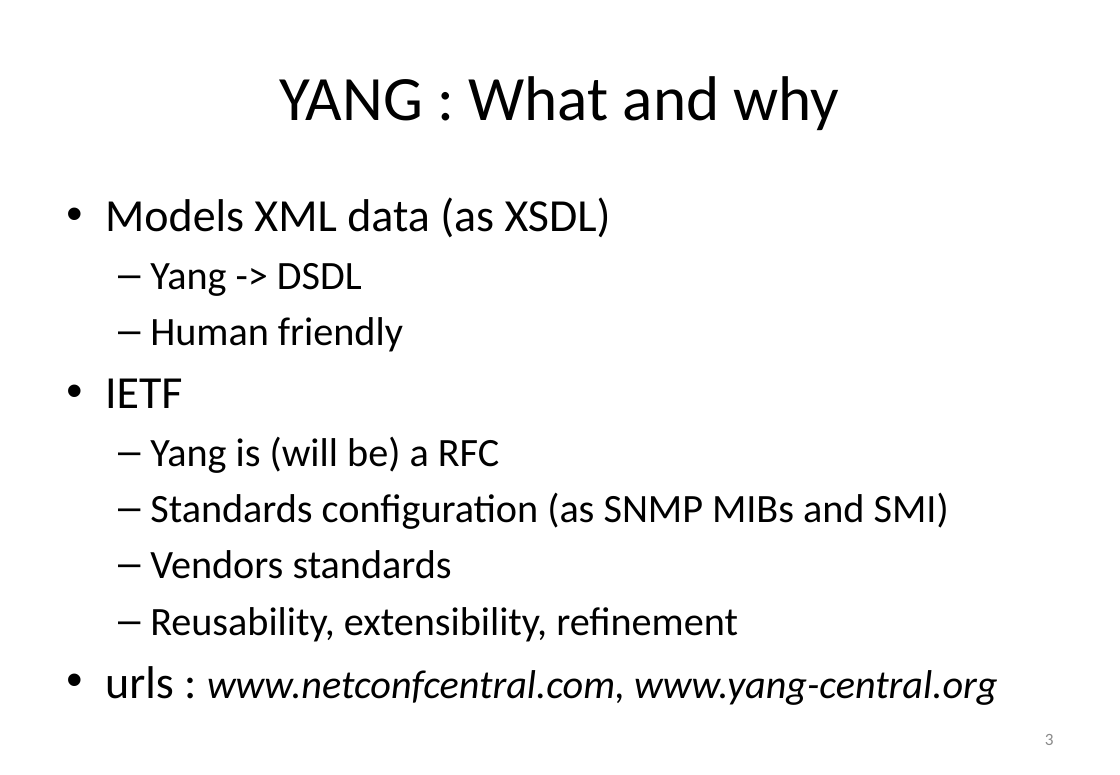
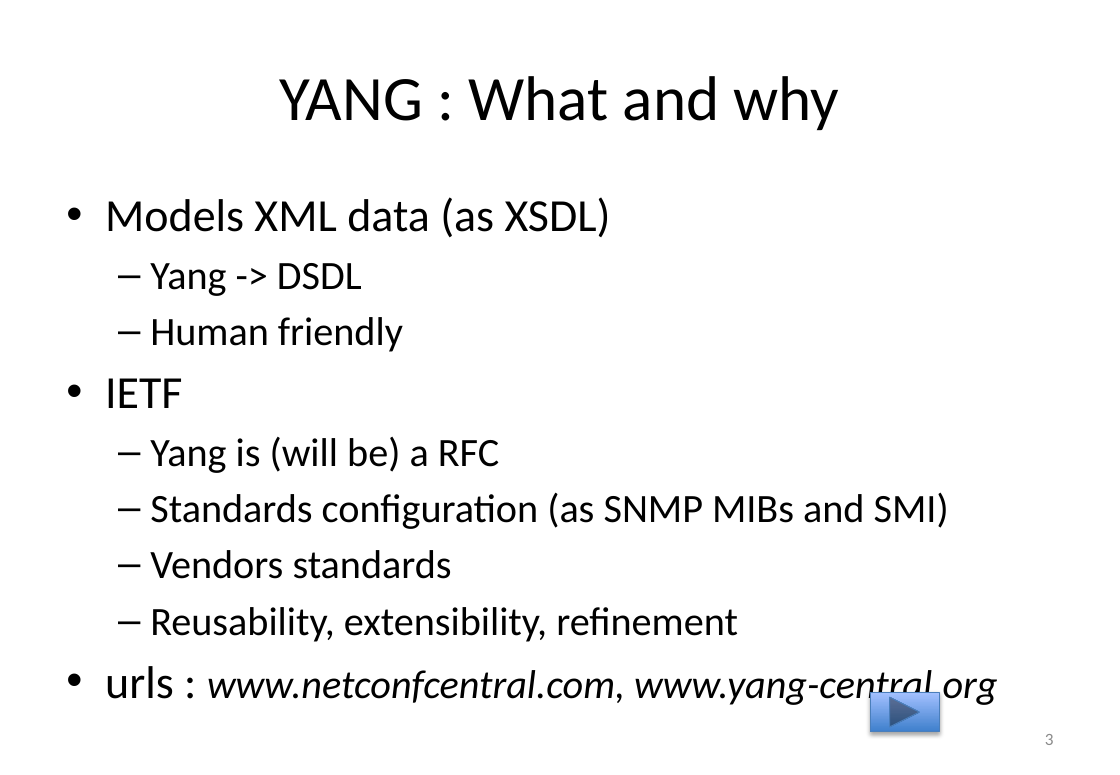
Before and after one commit to AaronNGray/jYang, a slide deck: slide 3 of yang-manager/reports/YangArchiAnimatedCameraReady2.pptx. Drawn at 1120x775 pixels with LibreOffice and Linux fonts; fonts in the diff are those of the drawing. Boxes give left, top, right and bottom in pixels: in the first picture for what was removed or moved away, otherwise in the second. Text is boxed around its words. In the diff, an @@ line names an element or a change of style, - is before the commit and + after.

```diff
--- a/yang-manager/reports/YangArchiAnimatedCameraReady2.pptx
+++ b/yang-manager/reports/YangArchiAnimatedCameraReady2.pptx
@@ action button forward next added at <box>871,693,940,732</box>, fill gradient #3F80CE to #A4C4FF, outline #4B7EBC 0.75 pt @@
```
Also in this commit, not shown: 3 other slides changed.
